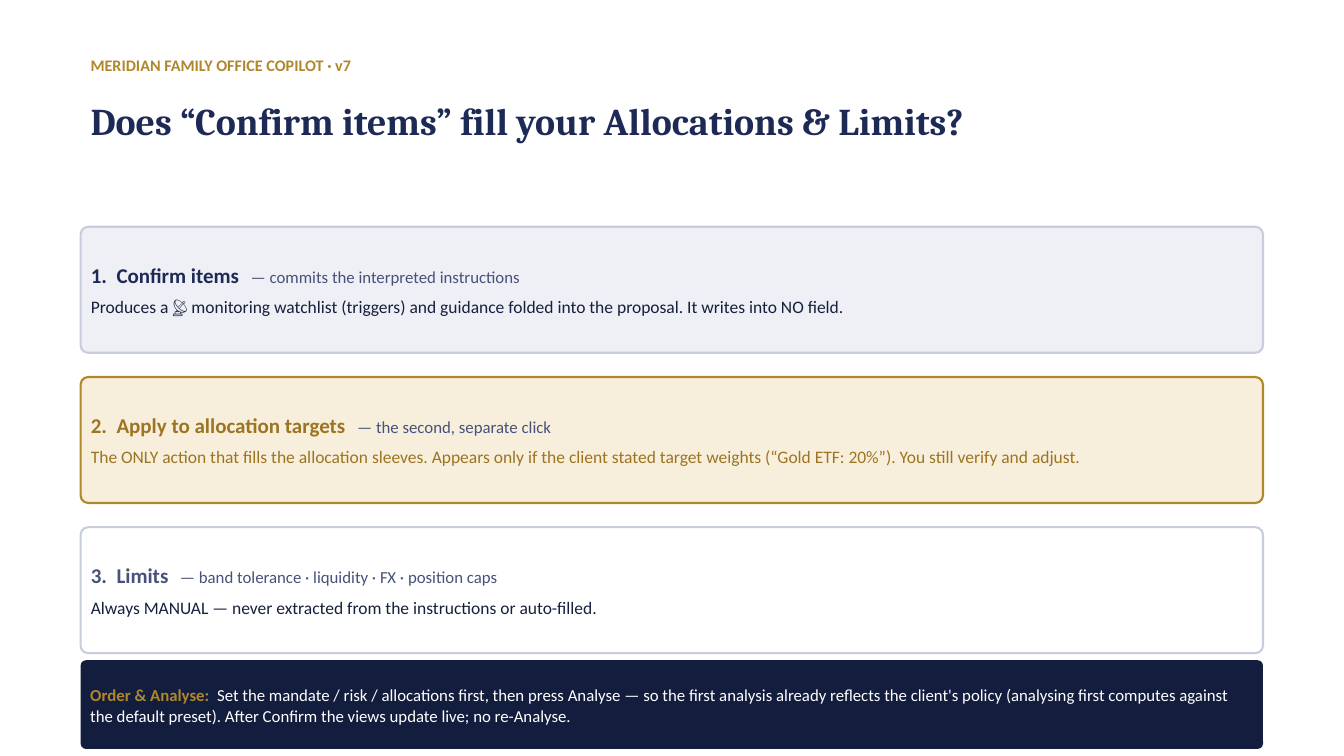
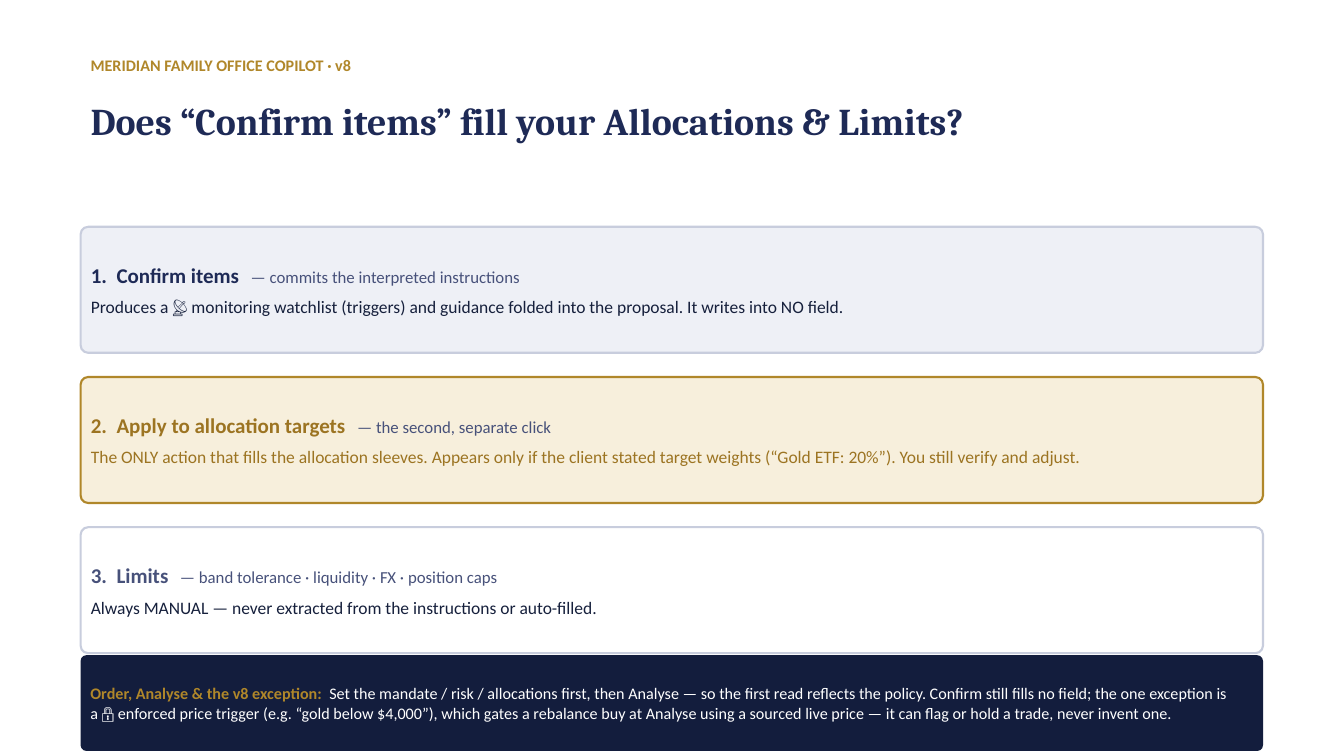
Before and after one commit to desmond108/family-office-copilot, a slide deck: slide 1 of Tactical_Swimlane.pptx. Drawn at 1344x756 pixels with LibreOffice and Linux fonts; fonts in the diff are those of the drawing. Boxes give left, top, right and bottom in pixels: in the first picture for what was removed or moved away, otherwise in the second. Text is boxed around its words. In the diff, an @@ line names an element or a change of style, - is before the commit and + after.

```diff
--- a/Tactical_Swimlane.pptx
+++ b/Tactical_Swimlane.pptx
@@ text at [91, 60, 351, 71]: text changed @@
-MERIDIAN FAMILY OFFICE COPILOT · v7
+MERIDIAN FAMILY OFFICE COPILOT · v8
@@ rounded rectangle "Order, Analyse & the v8 ...": place and size @@
-rounded rectangle "Order, Analyse & the v8 ..." at [81, 660, 1263, 749]
+rounded rectangle "Order, Analyse & the v8 ..." at [81, 655, 1263, 751]
@@ text in rounded rectangle at [90, 687, 1227, 722]: text changed; size 12 to 11.5 pt @@
-Order & Analyse: Set the mandate / risk / allocations first, then press Analyse — so the first analysis already reflects the client's policy (analysing first computes against the default preset). After Confirm the views update live; no re-Analyse.
+Order, Analyse & the v8 exception: Set the mandate / risk / allocations first, then Analyse — so the first read reflects the policy. Confirm still fills no field; the one exception is a 🔒 enforced price trigger (e.g. “gold below $4,000”), which gates a rebalance buy at Analyse using a sourced live price — it can flag or hold a trade, never invent one.
```
Also in this commit, not shown: 1 other slide changed, 14 other files.
